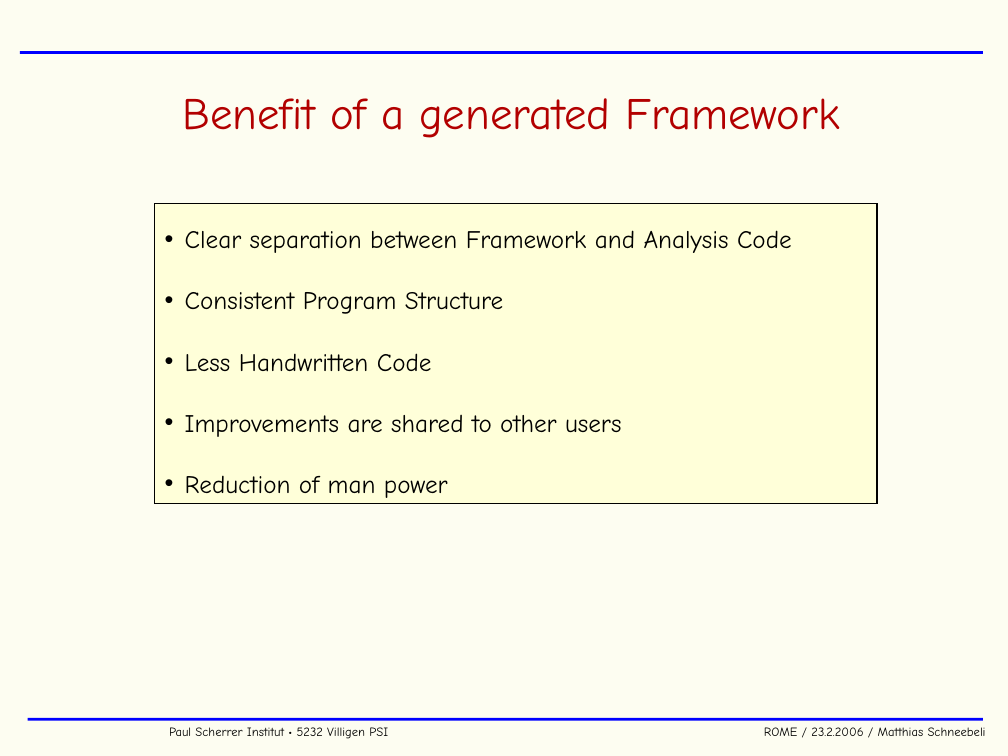
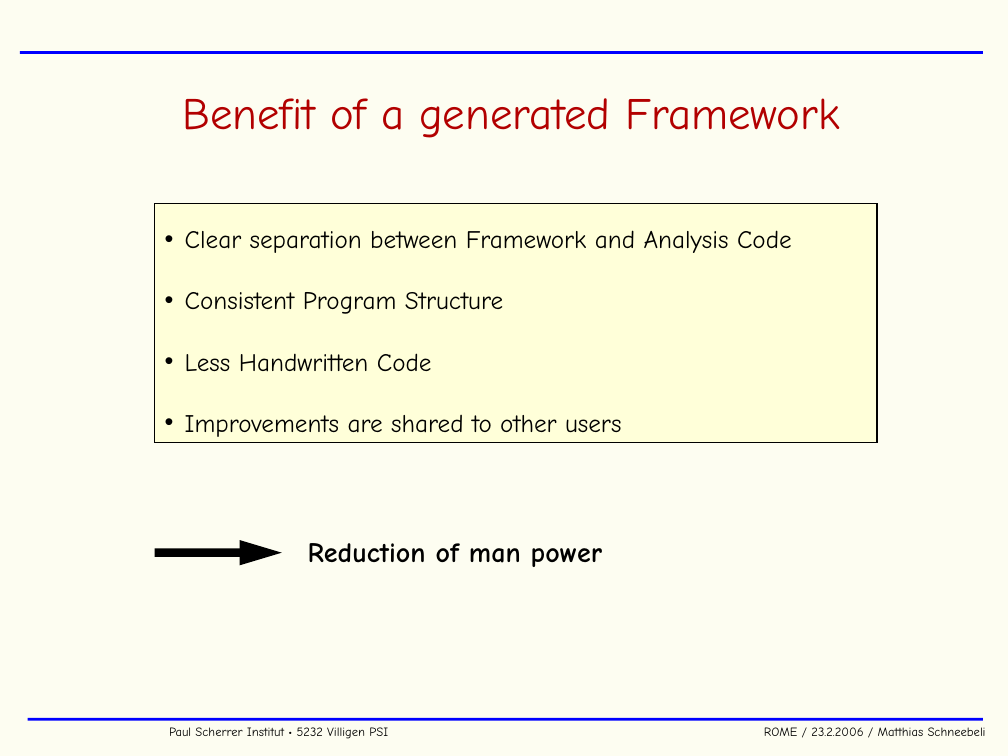
Before and after one commit to cjpl/rome, a slide deck: slide 8 of rome/documentation/ROME.ppt. Drawn at 1008x756 pixels with LibreOffice and Linux fonts; fonts in the diff are those of the drawing; background and template pictures are left out. Boxes give left, top, right and bottom in pixels: in the first picture for what was removed or moved away, otherwise in the second. Text is boxed around its words. In the diff, an @@ line names an element or a change of style, - is before the commit and + after.

```diff
--- a/rome/documentation/ROME.ppt
+++ b/rome/documentation/ROME.ppt
@@ rectangle "Clear separation between Framework and ...": place and size @@
-rectangle "Clear separation between Framework and ..." at (154,204,877,504)
+rectangle "Clear separation between Framework and ..." at (154,204,877,443)
@@ text in rectangle at (185,475,448,498): paragraph removed @@
-• Reduction of man power
@@ arrow added from (154, 552) to (282, 552), #000000 6.01 pt @@
@@ text added at (308,543,603,567), 20 pt, text #000000, bold @@
+Reduction of man power
```
Also in this commit, not shown: 8 other slides changed, 1 slide added, 1 slide removed.
